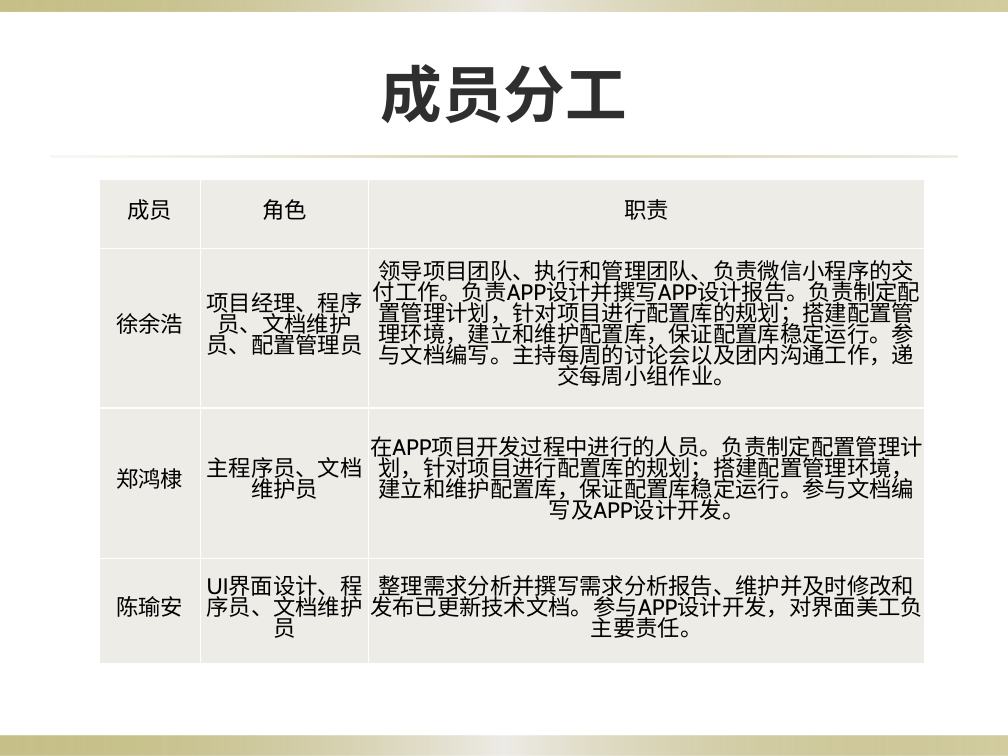
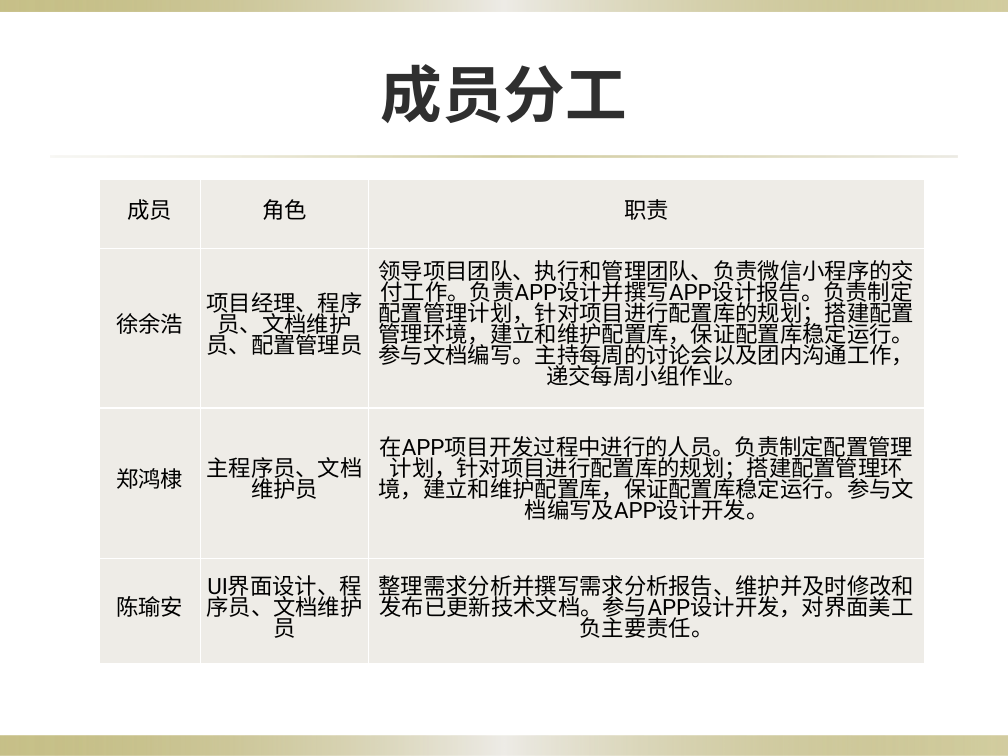
Before and after one commit to 3d-fishing/3D-app, a slide deck: slide 7 of 项目计划.pptx (slide 6 before the commit). Drawn at 1008x756 pixels with LibreOffice and Linux fonts; fonts in the diff are those of the drawing; background and template pictures are left out. Boxes give left, top, right and bottom in pixels: in the first picture for what was removed or moved away, otherwise in the second. Text is boxed around its words. In the diff, an @@ line names an element or a change of style, - is before the commit and + after.

```diff
--- a/项目计划.pptx
+++ b/项目计划.pptx
@@ table at (99,179,925,663) @@
@@ font Cabin to Roboto @@
```
Also in this commit, not shown: 6 other slides changed, 3 slides added, 1 slide removed, 1 other file.
